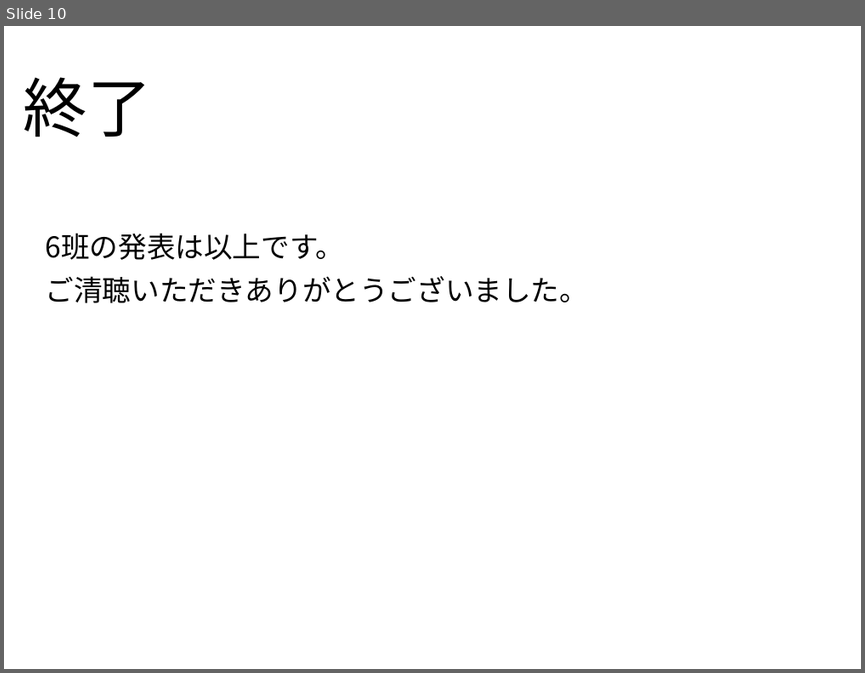
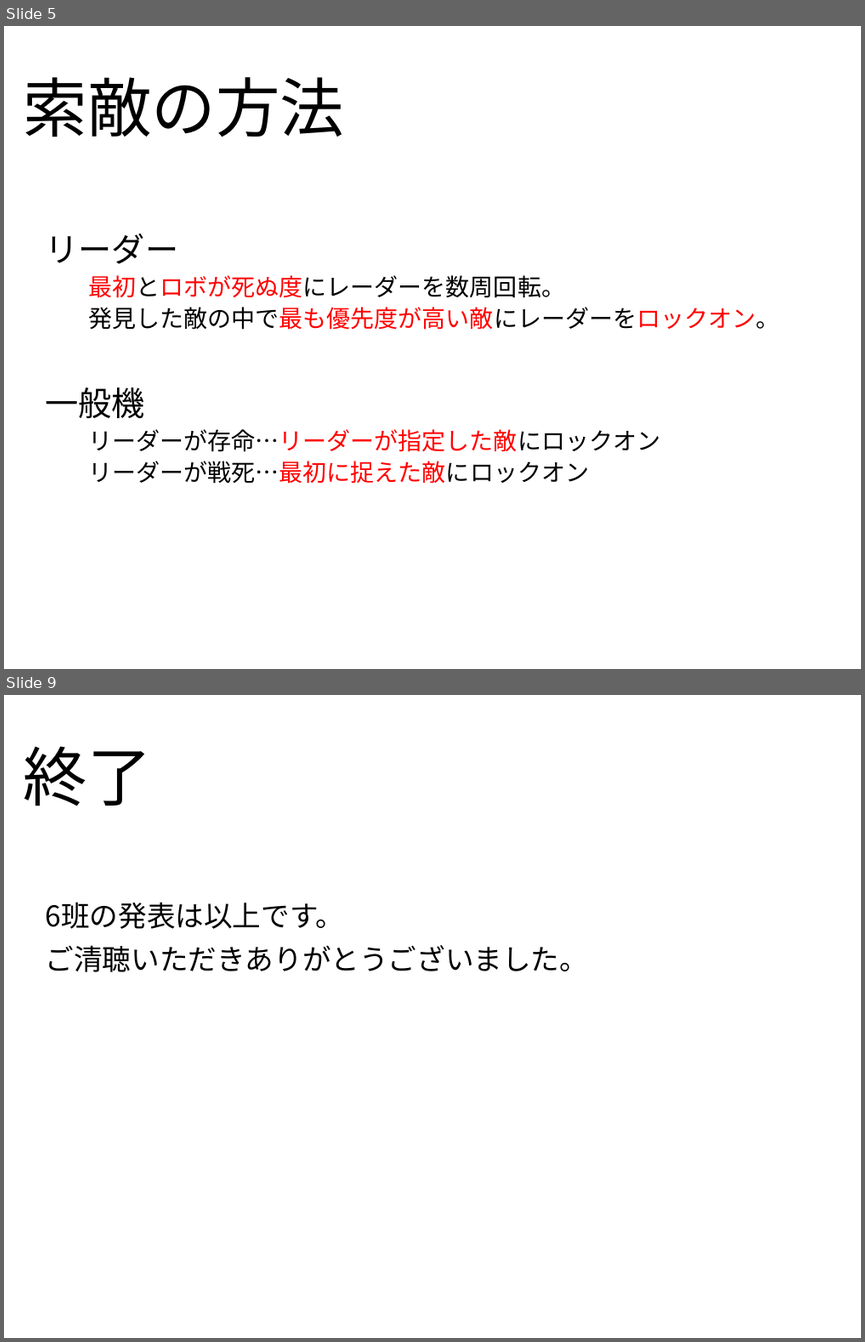
Before and after one commit to PBLB2015group06/TankSim, a slide deck: 期末スライド.pptx. Shown one above the other, each under a label of ours: slide 10 before the commit, slides 5 and 9 after it; the slides between them are not shown. The pictures are 865x673 and 865x1342 pixels, drawn with LibreOffice and Linux fonts; fonts in the diff are those of the drawing; background and template pictures are left out. Boxes give left, top, right and bottom in pixels: in the first picture for what was removed or moved away, otherwise in the second. Text is boxed around its words. In the diff, an @@ line names an element or a change of style, - is before the commit and + after.

Commit message:
提出したプログラムに合わせて内容を変更しました。

```diff
--- a/期末スライド.pptx
+++ b/期末スライド.pptx
@@ slide 5 added at (4, 26, 861, 669), background picture (left out) @@
@@ title added at (24, 77, 345, 137), 54 pt, text #000000 @@
+索敵の方法
@@ subtitle added at (46, 233, 780, 483), 20 pt, text #000000 @@
+リーダー
+  最初とロボが死ぬ度にレーダーを数周回転。
+  発見した敵の中で最も優先度が高い敵にレーダーをロックオン。
+一般機
+  リーダーが存命…リーダーが指定した敵にロックオン
+  リーダーが戦死…最初に捉えた敵にロックオン
@@ what was slide 10 is now slide 9 @@
```
Also in this commit, not shown: 6 slides changed, 1 other slide added, 3 slides removed.
